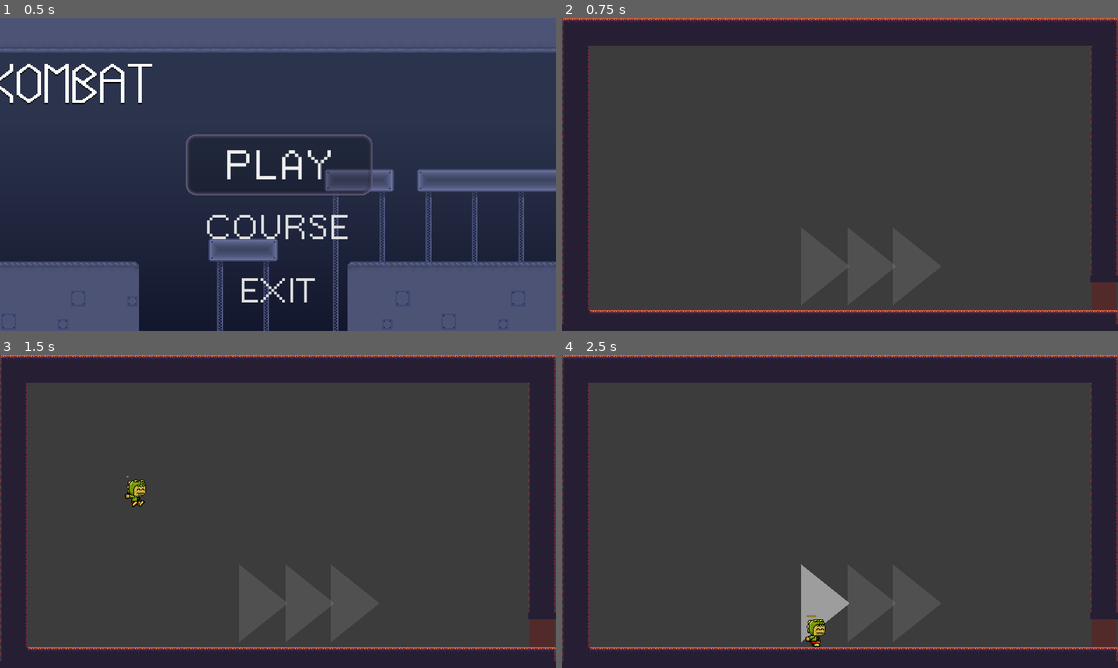
Above: before the commit, frames 1-4 (two rows, left to right).
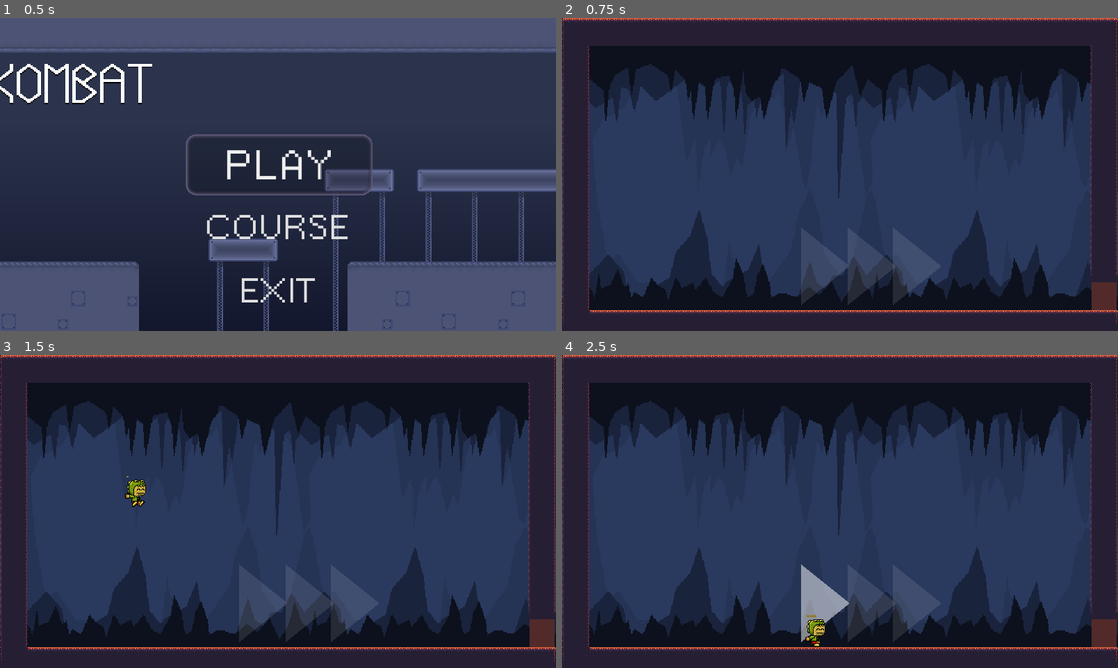
Above: after the commit, the same moments.

Repository: codemonsters/racekombat
Game: Godot game, scene res://Game.tscn
Two runs of this game, one before a commit and one after it. Both use one fixed random seed, a clock stepped at 60 frames per second and the inputs below.
Inputs (mouse positions are in pixels of both pictures, inside the frame that each line leads up to):
- Up to frame 1 (0.5 s): no input
- Up to frame 2 (0.75 s): click "PLAY" at 0.5 s
- Up to frame 3 (1.5 s): tap Enter at 1.25 s; move the mouse to (400, 495) at 1.27 s; hold D from 1.28 s (still down); tap V at 1.35 s
- Up to frame 4 (2.5 s): keep holding D; tap W at 1.52, 2.27 s; move the mouse to (728, 527) at 2.02 s; tap B at 2.1 s

Frame 1 is identical in both runs. In frame 2, 75% of the frame differs, in the area x 0-100%, y 0-98%; in frame 3, 75%; in frame 4, 75%.

Commit message:
Añadido parallax de prueba Eliminado ColorRect en desuso de Game

Diff:
--- a/server/Game.tscn
+++ b/server/Game.tscn
@@ -6,15 +6,6 @@
 [node name="Main" type="Node2D"]
 script = ExtResource( 1 )
 
-[node name="ColorRect" type="ColorRect" parent="."]
-anchor_right = 100.0
-margin_right = 1280.0
-margin_bottom = 720.0
-color = Color( 0.239216, 0.239216, 0.239216, 1 )
-__meta__ = {
-"_edit_use_anchors_": false
-}
-
 [node name="CurrentScene" type="Node" parent="."]
 
 [node name="Menu" parent="CurrentScene" instance=ExtResource( 2 )]
--- a/server/screens/game/WaitingRoom.tscn
+++ b/server/screens/game/WaitingRoom.tscn
@@ -6,6 +6,10 @@
 [ext_resource path="res://screens/game/objects/Door.tscn" type="PackedScene" id=4]
 [ext_resource path="res://screens/game/Tilemap2_0.tscn" type="PackedScene" id=5]
 [ext_resource path="res://screens/game/MovementCamera.gd" type="Script" id=6]
+[ext_resource path="res://assets/screens/game/backgrounds/blue_L4.png" type="Texture" id=7]
+[ext_resource path="res://assets/screens/game/backgrounds/blue_L2.png" type="Texture" id=8]
+[ext_resource path="res://assets/screens/game/backgrounds/blue_L1.png" type="Texture" id=9]
+[ext_resource path="res://assets/screens/game/backgrounds/blue_L3.png" type="Texture" id=10]
 
 [sub_resource type="ConvexPolygonShape2D" id=1]
 points = PoolVector2Array( 16, 16, 0, 16, 0, 0, 16, 0 )
@@ -118,6 +122,43 @@
 [node name="Waiting Room" type="Node2D"]
 script = ExtResource( 1 )
 
+[node name="ParallaxBackground" type="ParallaxBackground" parent="."]
+scale = Vector2( 2, 3 )
+transform = Transform2D( 2, 0, 0, 3, 0, 0 )
+scroll_base_scale = Vector2( 0.5, 0.1 )
+
+[node name="Layer 1" type="ParallaxLayer" parent="ParallaxBackground"]
+motion_scale = Vector2( 0, 1 )
+motion_mirroring = Vector2( 640, 250 )
+
+[node name="Sprite" type="Sprite" parent="ParallaxBackground/Layer 1"]
+texture = ExtResource( 9 )
+centered = false
+
+[node name="Layer 2" type="ParallaxLayer" parent="ParallaxBackground"]
+motion_scale = Vector2( 0.5, 1 )
+motion_mirroring = Vector2( 640, 250 )
+
+[node name="Sprite" type="Sprite" parent="ParallaxBackground/Layer 2"]
+texture = ExtResource( 8 )
+centered = false
+
+[node name="Layer 3" type="ParallaxLayer" parent="ParallaxBackground"]
+motion_scale = Vector2( 0.2, 1 )
+motion_mirroring = Vector2( 640, 250 )
+
+[node name="Sprite" type="Sprite" parent="ParallaxBackground/Layer 3"]
+texture = ExtResource( 10 )
+centered = false
+
+[node name="Layer 4" type="ParallaxLayer" parent="ParallaxBackground"]
+motion_scale = Vector2( 0.1, 1 )
+motion_mirroring = Vector2( 640, 250 )
+
+[node name="Sprite" type="Sprite" parent="ParallaxBackground/Layer 4"]
+texture = ExtResource( 7 )
+centered = false
+
 [node name="Door" parent="." instance=ExtResource( 4 )]
 position = Vector2( 1219.48, 578 )
 scale = Vector2( 0.45, 0.5 )
Binary file added: server/assets/screens/game/backgrounds/blue_L1.png
Not shown, added: server/assets/screens/game/backgrounds/blue_L1.png.import
Binary file added: server/assets/screens/game/backgrounds/blue_L2.png
Not shown, added: server/assets/screens/game/backgrounds/blue_L2.png.import
Binary file added: server/assets/screens/game/backgrounds/blue_L3.png
Not shown, added: server/assets/screens/game/backgrounds/blue_L3.png.import
Binary file added: server/assets/screens/game/backgrounds/blue_L4.png
Not shown, added: server/assets/screens/game/backgrounds/blue_L4.png.import
Not shown: 1 places in server/screens/game/WaitingRoom.tscn that only renumber resources
